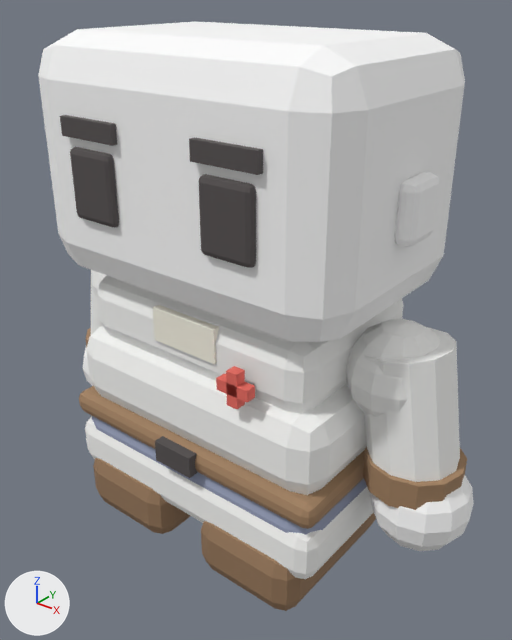
Renders of the glTF model public/assets/models/characters/body-medic-white.glb from each side of a commit.
Camera for both pictures: a 50 mm camera at (0.543, -0.661, 0.718) aimed at (0.017, -0.004, 0.311). The axes (+X, +Y, +Z) are drawn at lower left. The lights are the same throughout. The first picture is the older version. Vertices at exactly the same position are counted once.

In view in the first picture: 'body-mesh', 'head-mesh'.
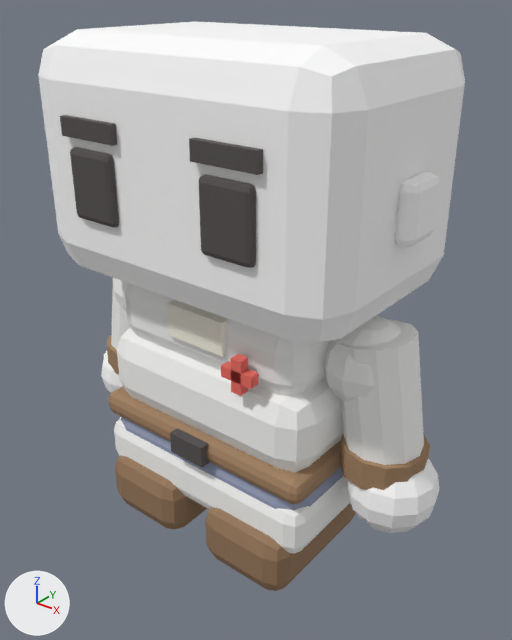
Location of each change, [x1, y1, x2, y2] in pixels of the pictures (512 x 640 px; the box of a moved part takes in the faces that stretch with it):
'head-mesh', reshaped: before [38, 21, 474, 551]; after [38, 21, 465, 533]
'body-mesh', reshaped (17% narrower, 8% shorter): before [79, 270, 467, 611]; after [107, 278, 430, 591]
part 1 of me_body_mesh, moved or reshaped: before [155, 436, 197, 478]; after [170, 428, 209, 468]
part 2 of me_body_mesh, moved or reshaped: before [152, 305, 219, 365]; after [167, 300, 229, 357]
part 3 of me_body_mesh, moved or reshaped (not visible afterwards): before [115, 278, 290, 342]
part 4 of me_body_mesh, moved or reshaped: before [216, 373, 255, 403]; after [221, 361, 258, 389]
part 5 of me_body_mesh, moved or reshaped: before [226, 366, 245, 409]; after [230, 354, 248, 396]
part 6 of me_body_mesh, moved or reshaped: before [363, 446, 467, 510]; after [339, 433, 430, 490]
part 7 of me_body_mesh, moved or reshaped (mostly hidden before): before [86, 328, 91, 347]; after [107, 335, 119, 375]
part 8 of me_body_mesh, moved or reshaped: before [79, 270, 460, 611]; after [108, 278, 424, 591]
part 9 of me_head_mesh, moved or reshaped: before [370, 475, 474, 551]; after [345, 459, 440, 533]
part 10 of me_head_mesh, moved or reshaped (mostly hidden before): before [83, 347, 94, 386]; after [101, 351, 123, 393]

Edits to the bpy script that builds the scene:
```text
Change me_body_mesh:
    used by ob_body_mesh; location = (0.0, 0.0, 0.0)
    remove me_body_mesh.from_pydata(...)  # 796 vertices, 1512 faces; spans x -0.318..0.318, y -0.153..0.142, z 0.0..0.372
    add me_body_mesh.from_pydata(...)  # 796 vertices, 1512 faces; spans x -0.271..0.271, y -0.135..0.117, z 0.0..0.372
    me_body_mesh part 1: the loose piece of 8 vertices spanning x -0.03..0.03, y -0.153..-0.139, z 0.15..0.18 is scaled about its middle by (0.917, 1, 1), then moved by (0.0, 0.025, 0.0)
    me_body_mesh part 2: the loose piece of 8 vertices spanning x -0.05..0.05, y -0.123..-0.107, z 0.308..0.353 is scaled about its middle by (0.9, 1, 1), then moved by (0.0, 0.02, 0.0)
    me_body_mesh part 3: the loose piece of 56 vertices spanning x -0.147..0.147, y -0.102..0.102, z 0.344..0.372 is scaled about its middle by (0.841, 0.845, 1)
    me_body_mesh part 4: the loose piece of 8 vertices spanning x 0.072..0.117, y -0.145..-0.131, z 0.293..0.308 is moved by (-0.015, 0.025, 0.0)
    me_body_mesh part 5: the loose piece of 8 vertices spanning x 0.087..0.102, y -0.145..-0.131, z 0.278..0.323 is moved by (-0.015, 0.025, 0.0)
    me_body_mesh part 6: the loose piece of 24 vertices spanning x 0.198..0.318, y -0.06..0.06, z 0.166..0.204 is scaled about its middle by (0.9, 0.9, 1), then moved by (-0.041, 0.0, 0.0)
    me_body_mesh part 7: the loose piece of 24 vertices spanning x -0.318..-0.198, y -0.06..0.06, z 0.166..0.204 is scaled about its middle by (0.9, 0.9, 1), then moved by (0.041, 0.0, 0.0)
    me_body_mesh part 8: 612 of 796 vertices moved; they spanned x -0.311..0.311, y -0.153..0.142, z 0.0..0.367 and now span x -0.265..0.265, y -0.135..0.117, z 0.0..0.363; mean shift (0.0, 0.001, 0.0); largest move (-0.225, 0.0, 0.243) -> (-0.165, 0.034, 0.345)
    other edits to the shape of me_body_mesh do not show in these pictures
Change me_head_mesh:
    used by ob_head_mesh; location = (0.0, 0.0, 0.0)
    remove me_head_mesh.from_pydata(...)  # 444 vertices, 852 faces; spans x -0.334..0.334, y -0.159..0.15, z 0.083..0.662
    add me_head_mesh.from_pydata(...)  # 444 vertices, 852 faces; spans x -0.29..0.29, y -0.159..0.15, z 0.087..0.662
    me_head_mesh part 9: 86 of 444 vertices moved; they spanned x 0.21..0.334, y -0.062..0.062, z 0.083..0.207 and now span x 0.174..0.29, y -0.058..0.058, z 0.087..0.203; mean shift (-0.04, 0.0, 0.0); largest move (0.284, -0.021, 0.088) -> (0.232, -0.022, 0.199)
    me_head_mesh part 10: 86 of 444 vertices moved; they spanned x -0.334..-0.21, y -0.062..0.062, z 0.083..0.207 and now span x -0.29..-0.174, y -0.058..0.058, z 0.087..0.203; mean shift (0.04, 0.0, 0.0); largest move (-0.272, 0.0, 0.083) -> (-0.221, 0.019, 0.199)
```
